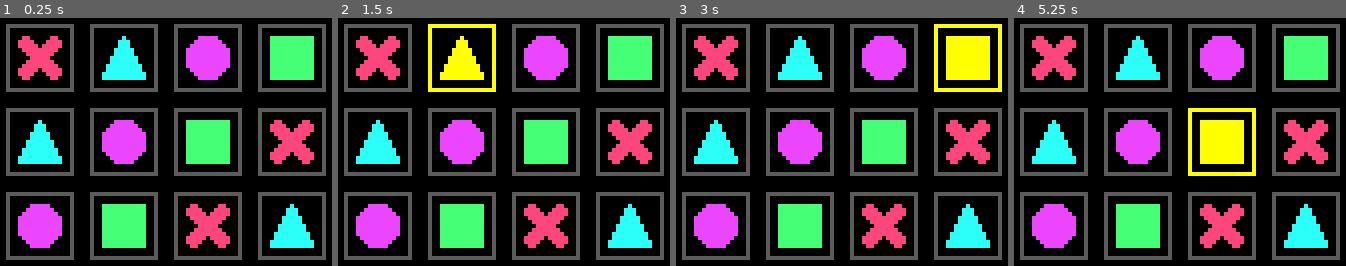
Above: before the commit, frames 1-4 (left to right).
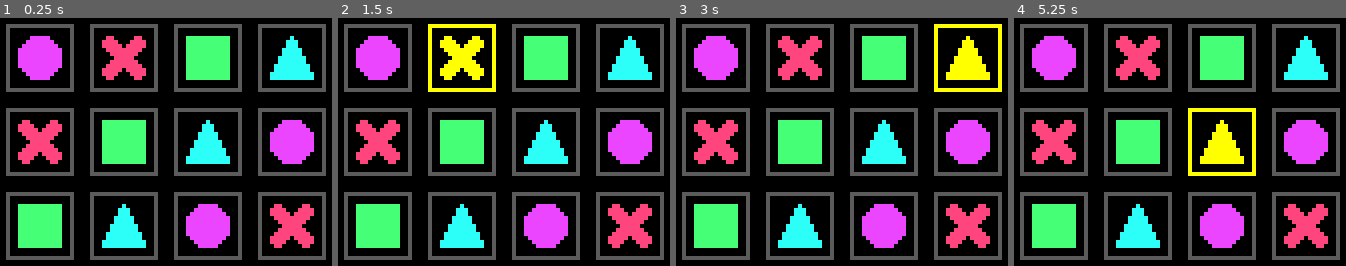
Above: after the commit, the same moments.

Repository: fedetibaldo/connection-redux
Game: Godot game, scene res://src/Game.tscn
The game is run twice, just before and just after one commit, with the same random seed, the same clock (stepped at 60 frames per second) and the same inputs.
Inputs (mouse positions are in pixels of both pictures, inside the frame that each line leads up to):
- Up to frame 1 (0.25 s): no input
- Up to frame 2 (1.5 s): tap Enter at 0.5 s; move the mouse to (377, 57) at 0.52 s; click (377, 57) at 0.67 s; tap Space at 1.25 s; move the mouse to (460, 57) at 1.27 s; click (460, 57) at 1.42 s
- Up to frame 3 (3 s): tap Enter at 2 s; move the mouse to (885, 57) at 2.02 s; click (885, 57) at 2.17 s; tap Space at 2.75 s; move the mouse to (968, 57) at 2.77 s; click (968, 57) at 2.92 s
- Up to frame 4 (5.25 s): tap Enter at 3.5 s; move the mouse to (1053, 142) at 3.52 s; click (1053, 142) at 3.67 s; tap Space at 4.25 s; move the mouse to (1136, 142) at 4.27 s; click (1136, 142) at 4.42 s; move the mouse to (1223, 142) at 5.02 s; click (1223, 142) at 5.17 s

The runs differ from the first frame. In frame 1, 27% of the frame differs, in the area x 5-95%, y 7-93%; in frame 2, 26%; in frame 3, 25%; in frame 4, 25%.

Commit message:
Refactor to top-down data flow

Diff:
--- a/godot/project.godot
+++ b/godot/project.godot
@@ -14,50 +14,20 @@
 "language": "GDScript",
 "path": "res://src/board/Board.gd"
 }, {
-"base": "Tile",
-"class": "Circle",
-"language": "GDScript",
-"path": "res://src/tiles/Circle.gd"
-}, {
-"base": "Tile",
-"class": "Ex",
-"language": "GDScript",
-"path": "res://src/tiles/Ex.gd"
-}, {
-"base": "Position2D",
-"class": "Slot",
-"language": "GDScript",
-"path": "res://src/board/Slot.gd"
-}, {
-"base": "Tile",
-"class": "Square",
-"language": "GDScript",
-"path": "res://src/tiles/Square.gd"
-}, {
-"base": "Node",
+"base": "Node2D",
 "class": "Tile",
 "language": "GDScript",
-"path": "res://src/tiles/Tile.gd"
+"path": "res://src/board/Tile.gd"
 }, {
-"base": "Node2D",
-"class": "TileView",
+"base": "Resource",
+"class": "TileData",
 "language": "GDScript",
-"path": "res://src/tiles/TileView.gd"
-}, {
-"base": "Tile",
-"class": "Triangle",
-"language": "GDScript",
-"path": "res://src/tiles/Triangle.gd"
+"path": "res://src/board/tiles/TileData.gd"
 } ]
 _global_script_class_icons={
 "Board": "",
-"Circle": "",
-"Ex": "",
-"Slot": "",
-"Square": "",
 "Tile": "",
-"TileView": "",
-"Triangle": ""
+"TileData": ""
 }
 
 [application]
@@ -65,10 +35,6 @@
 config/name="Connection: Redux"
 run/main_scene="res://src/Game.tscn"
 config/icon="res://icon.png"
-
-[autoload]
-
-Global="*res://src/Global.gd"
 
 [display]
 
--- a/godot/src/Game.tscn
+++ b/godot/src/Game.tscn
@@ -1,58 +1,15 @@
 [gd_scene load_steps=7 format=2]
 
 [ext_resource path="res://src/board/Board.tscn" type="PackedScene" id=1]
-[ext_resource path="res://src/tiles/Ex.gd" type="Script" id=2]
+[ext_resource path="res://src/board/tiles/Circle.tres" type="Resource" id=2]
 [ext_resource path="res://src/Game.gd" type="Script" id=3]
-[ext_resource path="res://src/tiles/Circle.gd" type="Script" id=4]
-[ext_resource path="res://src/tiles/Triangle.gd" type="Script" id=5]
-[ext_resource path="res://src/tiles/Square.gd" type="Script" id=6]
-
-
-
-
-
-
+[ext_resource path="res://src/board/tiles/Ex.tres" type="Resource" id=4]
+[ext_resource path="res://src/board/tiles/Triangle.tres" type="Resource" id=5]
+[ext_resource path="res://src/board/tiles/Square.tres" type="Resource" id=6]
 
 [node name="Game" type="Node2D"]
 script = ExtResource( 3 )
 
 [node name="Board" parent="." instance=ExtResource( 1 )]
 position = Vector2( 8, 64 )
-
-[node name="Ex" type="Node" parent="Board/Slot 1 1" index="0"]
-script = ExtResource( 2 )
-
-[node name="Triangle" type="Node" parent="Board/Slot 1 2" index="0"]
-script = ExtResource( 5 )
-
-[node name="Circle" type="Node" parent="Board/Slot 1 3" index="0"]
-script = ExtResource( 4 )
-
-[node name="Square" type="Node" parent="Board/Slot 1 4" index="0"]
-script = ExtResource( 6 )
-
-[node name="Triangle" type="Node" parent="Board/Slot 2 1" index="0"]
-script = ExtResource( 5 )
-
-[node name="Circle" type="Node" parent="Board/Slot 2 2" index="0"]
-script = ExtResource( 4 )
-
-[node name="Square" type="Node" parent="Board/Slot 2 3" index="0"]
-script = ExtResource( 6 )
-
-[node name="Ex" type="Node" parent="Board/Slot 2 4" index="0"]
-script = ExtResource( 2 )
-
-[node name="Circle" type="Node" parent="Board/Slot 3 1" index="0"]
-script = ExtResource( 4 )
-
-[node name="Square" type="Node" parent="Board/Slot 3 2" index="0"]
-script = ExtResource( 6 )
-
-[node name="Ex" type="Node" parent="Board/Slot 3 3" index="0"]
-script = ExtResource( 2 )
-
-[node name="Triangle" type="Node" parent="Board/Slot 3 4" index="0"]
-script = ExtResource( 5 )
-
-[editable path="Board"]
+tiles = [ [ ExtResource( 2 ), ExtResource( 4 ), ExtResource( 6 ), ExtResource( 5 ) ], [ ExtResource( 4 ), ExtResource( 6 ), ExtResource( 5 ), ExtResource( 2 ) ], [ ExtResource( 6 ), ExtResource( 5 ), ExtResource( 2 ), ExtResource( 4 ) ] ]
--- a/godot/src/Global.gd
+++ /dev/null
@@ -1,3 +0,0 @@
-extends Node
-
-enum Tiles {EX, CIRCLE, SQUARE, TRIANGLE}
--- a/godot/src/board/Board.gd
+++ b/godot/src/board/Board.gd
@@ -2,23 +2,29 @@
 
 class_name Board
 
-onready var connection = $Connection
+var tile_scene = preload("res://src/board/Tile.tscn")
+
+export(Array, Array, Resource) var tiles = [
+	[null, null, null, null],
+	[null, null, null, null],
+	[null, null, null, null],
+]
+
+onready var connection := $Connection
+
 var tiles_selected = []
-var coords_selected = []
 
 func initialize():
-	var index = 0
-	for child in get_slots():
-		child.initialize(_index_to_coord(index))
-		child.connect("tile_selected", self, "_on_tile_selected")
-		index += 1
-
-func get_slots():
-	var slots = []
-	for child in get_children():
-		if child is Slot:
-			slots.push_back(child)
-	return slots
+	var row = 0
+	for tile_row in tiles:
+		var col = 0
+		for tile in tile_row:
+			var scene = tile_scene.instance()
+			add_child(scene)
+			scene.initialize(tile, Vector2(col, row))
+			scene.connect("tile_selected", self, "_on_tile_selected")
+			col += 1
+		row += 1
 
 func _index_to_coord(index: int) -> Vector2:
 	return Vector2(index % 4, floor(index / 4))
@@ -27,23 +33,21 @@
 	return int(coord.y * 4 + coord.x)
 
 func _is_legal_move(new_coord: Vector2) -> bool:
-	if coords_selected.size():
-		for coord in coords_selected:
-			if new_coord == coord:
+	if tiles_selected.size():
+		for tile in tiles_selected:
+			if new_coord == tile.coord:
 				return false
-		if new_coord.distance_to(coords_selected.back()) > 1:
+		if new_coord.distance_to(tiles_selected.back().coord) > 1:
 			return false
 	return true
 
-func _on_tile_selected(tile: TileView, coord: Vector2):
-	if _is_legal_move(coord):
+func _on_tile_selected(tile: Tile):
+	if _is_legal_move(tile.coord):
 		# tiles and coords logic
 		tile.highlight()
 		tiles_selected.push_back(tile)
-		coords_selected.push_back(coord)
 		connection.add_point(
-			# Ugly code ahead
-			coord * 21 + Vector2(17/2, 17/2) + Vector2(3/2, 0),
+			tile.position + Vector2(tile.size, tile.size) / 2,
 			connection.points.size() - 1
 		)
 
@@ -52,10 +56,9 @@
 		event = event as InputEventMouseButton
 		if event.button_index == BUTTON_LEFT and not event.pressed:
 			for tile in tiles_selected:
-				tile = tile as TileView
+				tile = tile as Tile
 				tile.undo_highlight()
 			tiles_selected = []
-			coords_selected = []
 			connection.points = PoolVector2Array()
 
 func _process(_delta):
--- a/godot/src/board/Board.tscn
+++ b/godot/src/board/Board.tscn
@@ -1,6 +1,5 @@
-[gd_scene load_steps=3 format=2]
+[gd_scene load_steps=2 format=2]
 
-[ext_resource path="res://src/board/Slot.gd" type="Script" id=1]
 [ext_resource path="res://src/board/Board.gd" type="Script" id=2]
 
 [node name="Board" type="Node2D"]
@@ -9,50 +8,3 @@
 [node name="Connection" type="Line2D" parent="."]
 width = 5.0
 default_color = Color( 1, 1, 0, 1 )
-
-[node name="Slot 1 1" type="Position2D" parent="."]
-script = ExtResource( 1 )
-
-[node name="Slot 1 2" type="Position2D" parent="."]
-position = Vector2( 21, 0 )
-script = ExtResource( 1 )
-
-[node name="Slot 1 3" type="Position2D" parent="."]
-position = Vector2( 42, 0 )
-script = ExtResource( 1 )
-
-[node name="Slot 1 4" type="Position2D" parent="."]
-position = Vector2( 63, 0 )
-script = ExtResource( 1 )
-
-[node name="Slot 2 1" type="Position2D" parent="."]
-position = Vector2( 0, 21 )
-script = ExtResource( 1 )
-
-[node name="Slot 2 2" type="Position2D" parent="."]
-position = Vector2( 21, 21 )
-script = ExtResource( 1 )
-
-[node name="Slot 2 3" type="Position2D" parent="."]
-position = Vector2( 42, 21 )
-script = ExtResource( 1 )
-
-[node name="Slot 2 4" type="Position2D" parent="."]
-position = Vector2( 63, 21 )
-script = ExtResource( 1 )
-
-[node name="Slot 3 1" type="Position2D" parent="."]
-position = Vector2( 0, 42 )
-script = ExtResource( 1 )
-
-[node name="Slot 3 2" type="Position2D" parent="."]
-position = Vector2( 21, 42 )
-script = ExtResource( 1 )
-
-[node name="Slot 3 3" type="Position2D" parent="."]
-position = Vector2( 42, 42 )
-script = ExtResource( 1 )
-
-[node name="Slot 3 4" type="Position2D" parent="."]
-position = Vector2( 63, 42 )
-script = ExtResource( 1 )
--- a/godot/src/board/Slot.gd
+++ /dev/null
@@ -1,23 +0,0 @@
-extends Position2D
-
-class_name Slot
-
-signal tile_selected(tile, coord);
-
-var tile_scene = preload("res://src/tiles/TileView.tscn")
-var slot_coord: Vector2
-
-func initialize(coord: Vector2):
-	slot_coord = coord
-	for child in get_children():
-		if child is Tile:
-			add_tile(child as Tile)
-
-func add_tile(tile: Tile):
-	var tile_view = tile_scene.instance()
-	add_child(tile_view)
-	tile_view.initialize(tile)
-	tile_view.connect("tile_selected", self, "_on_tile_selected")
-
-func _on_tile_selected(tile):
-	emit_signal("tile_selected", tile, slot_coord)
--- a/godot/src/tiles/TileView.gd
+++ b/godot/src/board/Tile.gd
@@ -1,40 +1,41 @@
 extends Node2D
 
-class_name TileView
+class_name Tile
 
-onready var sprite = $Sprite
+onready var sprite = $"Tile Sprite"
 onready var collision_area = $CollisionArea
 onready var tween = $Tween
 
 signal tile_selected(tile);
+
+var tile: TileData
+var coord: Vector2
+var size := 17
+var margin := 4
+var margin_box := size + margin
 
 func _ready():
 	collision_area.connect("mouse_entered", self, "_on_collision_area_mouse_enter")
 	collision_area.connect("input_event", self, "_on_collision_area_input_event")
 	material = material.duplicate()
 
-func initialize(tile: Tile):
+func initialize(_tile: TileData, _coord: Vector2):
+	coord = _coord
+	tile = _tile
+	position = _coord * margin_box
 	sprite.texture = tile.sprite
 
 func highlight():
 	# Stop any previous animation
-	tween.stop(self, "set_highlight_amount")
+	tween.stop(self, "_set_highlight_amount")
 	# Immediatly set it to its maximum value (enchances player feedback)
-	set_highlight_amount(Vector3.ONE)
+	_set_highlight_amount(Vector3.ONE)
 
 func undo_highlight():
-	# Stop any previous animation
-	tween.stop(self, "set_highlight_amount")
-	# Modulate the duration based on the current state
-	var start = get_highlight_amount()
-	var stop = Vector3.ZERO
-	var max_duration = .2
-	var distance = stop.normalized().distance_to(start.normalized())
-	var duration = max_duration * distance
 	# Animate
 	tween.interpolate_method(
-		self, "set_highlight_amount",
-		start, stop, duration,
+		self, "_set_highlight_amount",
+		Vector3.ONE, Vector3.ZERO, .2,
 		Tween.TRANS_LINEAR, Tween.EASE_IN_OUT
 	)
 	tween.start()
@@ -49,8 +50,8 @@
 	if Input.is_mouse_button_pressed(BUTTON_LEFT):
 		emit_signal("tile_selected", self)
 
-func get_highlight_amount() -> Vector3:
+func _get_highlight_amount() -> Vector3:
 	return material.get_shader_param("highlight_amount")
 
-func set_highlight_amount(amount: Vector3):
+func _set_highlight_amount(amount: Vector3):
 	material.set_shader_param("highlight_amount", amount)
--- /dev/null
+++ b/godot/src/board/Tile.tscn
@@ -0,0 +1,41 @@
+[gd_scene load_steps=8 format=2]
+
+[ext_resource path="res://src/board/Tile.gd" type="Script" id=1]
+[ext_resource path="res://assets/tiles/frame.png" type="Texture" id=2]
+[ext_resource path="res://assets/tiles/background.png" type="Texture" id=3]
+[ext_resource path="res://src/board/TileHighlight.tres" type="Shader" id=4]
+[ext_resource path="res://assets/tiles/ex.png" type="Texture" id=5]
+
+[sub_resource type="ShaderMaterial" id=1]
+shader = ExtResource( 4 )
+shader_param/highlight_amount = null
+
+[sub_resource type="RectangleShape2D" id=2]
+extents = Vector2( 8.5, 8.5 )
+
+[node name="Tile" type="Node2D"]
+material = SubResource( 1 )
+script = ExtResource( 1 )
+
+[node name="Background Sprite" type="Sprite" parent="."]
+texture = ExtResource( 3 )
+centered = false
+
+[node name="CollisionArea" type="Area2D" parent="."]
+position = Vector2( 8.5, 8.5 )
+
+[node name="CollisionShape" type="CollisionShape2D" parent="CollisionArea"]
+shape = SubResource( 2 )
+
+[node name="Frame Sprite" type="Sprite" parent="."]
+use_parent_material = true
+texture = ExtResource( 2 )
+centered = false
+
+[node name="Tile Sprite" type="Sprite" parent="."]
+use_parent_material = true
+texture = ExtResource( 5 )
+centered = false
+offset = Vector2( 3, 3 )
+
+[node name="Tween" type="Tween" parent="."]
--- /dev/null
+++ b/godot/src/board/tiles/Circle.tres
@@ -0,0 +1,8 @@
+[gd_resource type="Resource" load_steps=3 format=2]
+
+[ext_resource path="res://src/board/tiles/TileData.gd" type="Script" id=1]
+[ext_resource path="res://assets/tiles/circle.png" type="Texture" id=2]
+
+[resource]
+script = ExtResource( 1 )
+sprite = ExtResource( 2 )
--- /dev/null
+++ b/godot/src/board/tiles/Ex.tres
@@ -0,0 +1,8 @@
+[gd_resource type="Resource" load_steps=3 format=2]
+
+[ext_resource path="res://src/board/tiles/TileData.gd" type="Script" id=1]
+[ext_resource path="res://assets/tiles/ex.png" type="Texture" id=2]
+
+[resource]
+script = ExtResource( 1 )
+sprite = ExtResource( 2 )
--- /dev/null
+++ b/godot/src/board/tiles/Square.tres
@@ -0,0 +1,8 @@
+[gd_resource type="Resource" load_steps=3 format=2]
+
+[ext_resource path="res://src/board/tiles/TileData.gd" type="Script" id=1]
+[ext_resource path="res://assets/tiles/square.png" type="Texture" id=2]
+
+[resource]
+script = ExtResource( 1 )
+sprite = ExtResource( 2 )
--- /dev/null
+++ b/godot/src/board/tiles/TileData.gd
@@ -0,0 +1,5 @@
+extends Resource
+
+class_name TileData
+
+export(Resource) var sprite
--- /dev/null
+++ b/godot/src/board/tiles/Triangle.tres
@@ -0,0 +1,8 @@
+[gd_resource type="Resource" load_steps=3 format=2]
+
+[ext_resource path="res://src/board/tiles/TileData.gd" type="Script" id=1]
+[ext_resource path="res://assets/tiles/triangle.png" type="Texture" id=2]
+
+[resource]
+script = ExtResource( 1 )
+sprite = ExtResource( 2 )
--- a/godot/src/tiles/Circle.gd
+++ /dev/null
@@ -1,6 +0,0 @@
-extends Tile
-
-class_name Circle
-
-func _init():
-	sprite = load("res://assets/tiles/circle.png")
--- a/godot/src/tiles/Ex.gd
+++ /dev/null
@@ -1,6 +0,0 @@
-extends Tile
-
-class_name Ex
-
-func _init():
-	sprite = load("res://assets/tiles/ex.png")
--- a/godot/src/tiles/Square.gd
+++ /dev/null
@@ -1,6 +0,0 @@
-extends Tile
-
-class_name Square
-
-func _init():
-	sprite = load("res://assets/tiles/square.png")
--- a/godot/src/tiles/Tile.gd
+++ /dev/null
@@ -1,5 +0,0 @@
-extends Node
-
-class_name Tile
-
-var sprite: Texture
--- a/godot/src/tiles/TileView.tscn
+++ /dev/null
@@ -1,43 +0,0 @@
-[gd_scene load_steps=8 format=2]
-
-[ext_resource path="res://src/tiles/TileView.gd" type="Script" id=1]
-[ext_resource path="res://assets/tiles/ex.png" type="Texture" id=2]
-[ext_resource path="res://assets/tiles/frame.png" type="Texture" id=3]
-[ext_resource path="res://src/tiles/TileHighlight.tres" type="Shader" id=4]
-[ext_resource path="res://assets/tiles/background.png" type="Texture" id=5]
-
-
-
-[sub_resource type="ShaderMaterial" id=1]
-shader = ExtResource( 4 )
-shader_param/highlight_amount = Vector3( 0, 0, 0 )
-
-[sub_resource type="RectangleShape2D" id=2]
-extents = Vector2( 8.5, 8.5 )
-
-[node name="TileView" type="Node2D"]
-material = SubResource( 1 )
-script = ExtResource( 1 )
-
-[node name="CollisionArea" type="Area2D" parent="."]
-
-[node name="CollisionShape" type="CollisionShape2D" parent="CollisionArea"]
-position = Vector2( 8.5, 8.5 )
-shape = SubResource( 2 )
-
-[node name="Background" type="Sprite" parent="."]
-texture = ExtResource( 5 )
-centered = false
-
-[node name="Frame" type="Sprite" parent="."]
-use_parent_material = true
-texture = ExtResource( 3 )
-centered = false
-
-[node name="Sprite" type="Sprite" parent="."]
-use_parent_material = true
-position = Vector2( 3, 3 )
-texture = ExtResource( 2 )
-centered = false
-
-[node name="Tween" type="Tween" parent="."]
--- a/godot/src/tiles/Triangle.gd
+++ /dev/null
@@ -1,6 +0,0 @@
-extends Tile
-
-class_name Triangle
-
-func _init():
-	sprite = load("res://assets/tiles/triangle.png")
Renamed: godot/src/tiles/TileHighlight.tres -> godot/src/board/TileHighlight.tres
